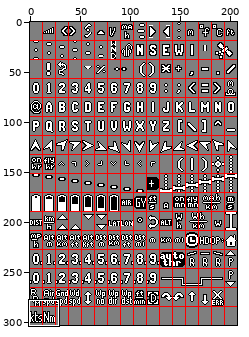
Sprite sheet: libraries/AP_OSD/fonts/bold.png. Above: a wide view before the commit, with the close-up outlined.
Close-up. Earlier state:
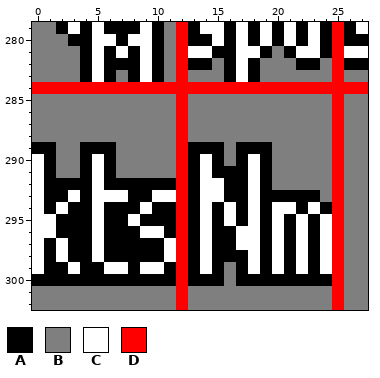
The file is 207x303 pixels. Shown: x 0..27, y 279..302.
Palette (. is transparent): A #000000  B #7f7f7f  C #ffffff  D #ff0000
Pixels before, first column x 0:
279 BBACACAAACABDACCACACACACADAC
280 BBBAACCACCABDAACACACACACADAA
281 BBBBACACACABDCCAACCABACCADCC
282 BBBBACAAACABDAABACABBBAABDAA
283 BBBBACABACABDBBBACABBBBBBDBB
284 DDDDDDDDDDDDDDDDDDDDDDDDDDDD
285 BBBBBBBBBBBBDBBBBBBBBBBBBDBB
286 BBBBBBBBBBBBDBBBBBBBBBBBBDBB
287 BBBBBBBBBBBBDBBBBBBBBBBBBDBB
288 BBBBBBBBBBBBDBBBBBBBBBBBBDBB
289 AABBAAABBBBBDAAABAAABBBBBDBB
290 CABBACABBBBBDACABACABBBBBDBB
291 CABBACABBBBBDACAAACABBBBBDBB
292 CAAAACAAAAAADACCAACABBBBBDBB
293 CAACACCCAACCDACCAACAAAAABDBB
294 CACAACAAACAADACACACACCACADBB
295 CCAAACAACAAADACACACACACACDBB
296 CCAAACAAACCADACAACCACACACDBB
297 CACAACAAAAACDACAACCACACACDBB
298 CACAACAAAAACDACAAACACACACDBB
299 CAACAACCACCADACABACACACACDBB
300 AAAAAAAAAAAADAAABAAAAAAAADBB
301 BBBBBBBBBBBBDBBBBBBBBBBBBDBB
302 BBBBBBBBBBBBDBBBBBBBBBBBBDBB
After:
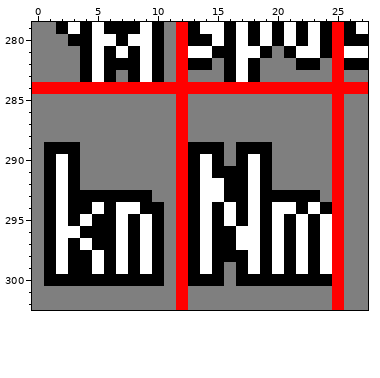
Edits made:
Changed rows in their new state; - is an unchanged pixel.
first column x 0:
289 B-AABBB-----
290 B-CABBB-----
291 B-CABBB-----
292 B-C-BBBBBBBB
293 B-CA-AAA--BB
294 B------CCA-B
295 BAC-CA-CAC-B
296 BACC-A-C--AB
297 B---CA-C-C-B
298 B------C-C-B
299 B-CA-CA---AB
300 B----------B
Boxes around the changes in both close-ups, in picture pixels (x1, y1, x2, y2):
changed: (32, 142, 176, 286)
